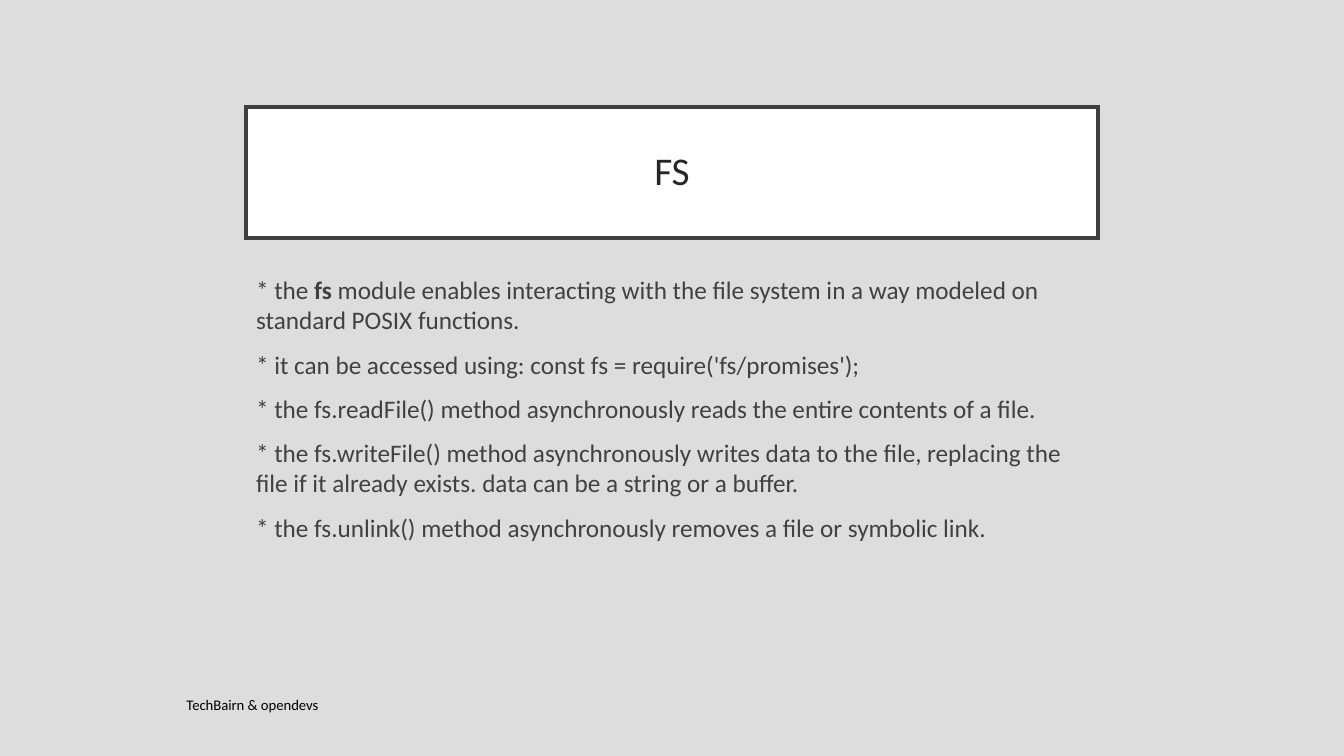
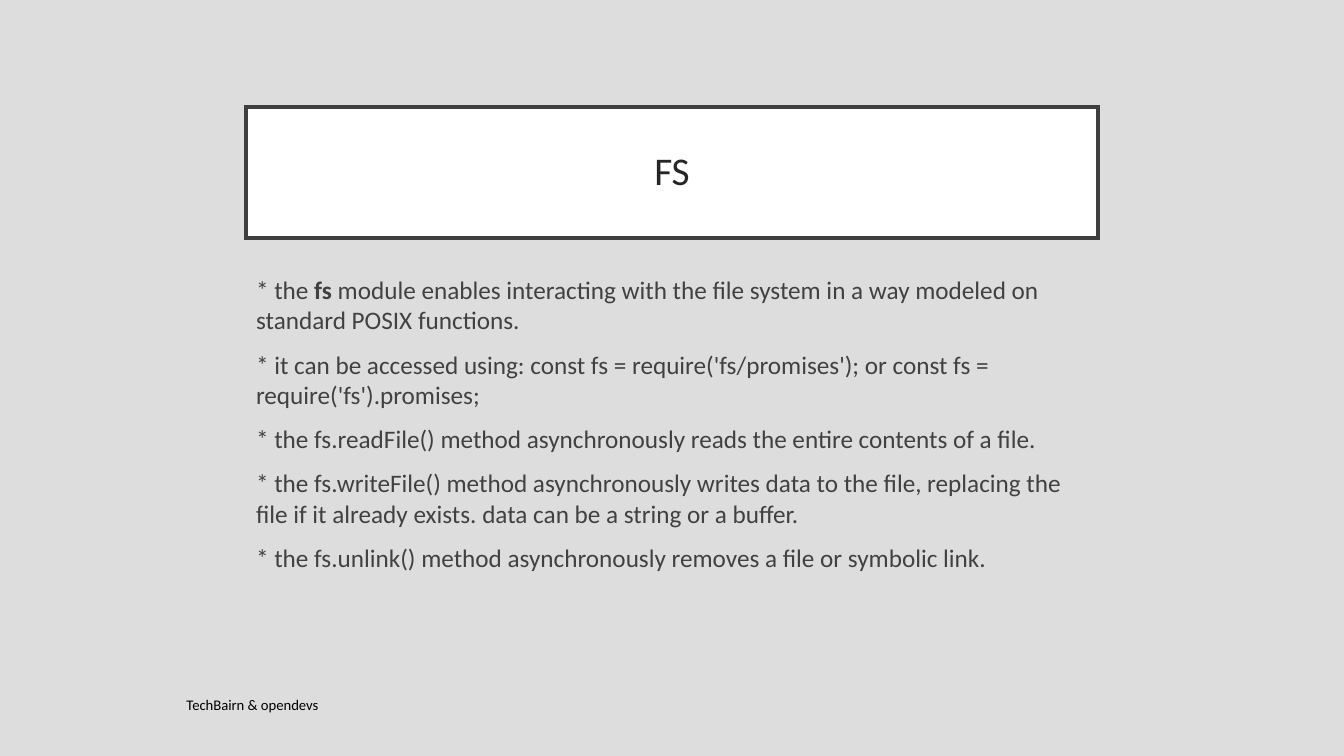
Before and after one commit to opendevs-org/webmonk-2, a slide deck: slide 15 of Course Day 7/Webmonk Course (day - 7).pptx. Drawn at 1344x756 pixels with LibreOffice and Linux fonts; fonts in the diff are those of the drawing. Boxes give left, top, right and bottom in pixels: in the first picture for what was removed or moved away, otherwise in the second. Text is boxed around its words. In the diff, an @@ line names an element or a change of style, - is before the commit and + after.

Commit message:
PPT updated

```diff
--- a/Course Day 7/Webmonk Course (day - 7).pptx
+++ b/Course Day 7/Webmonk Course (day - 7).pptx
@@ text at bbox=[256, 356, 970, 408]: text changed @@
-* it can be accessed using: const fs = require('fs/promises');
+* it can be accessed using: const fs = require('fs/promises'); or const fs = require('fs').promises;
```
Also in this commit, not shown: 2 other slides changed.
